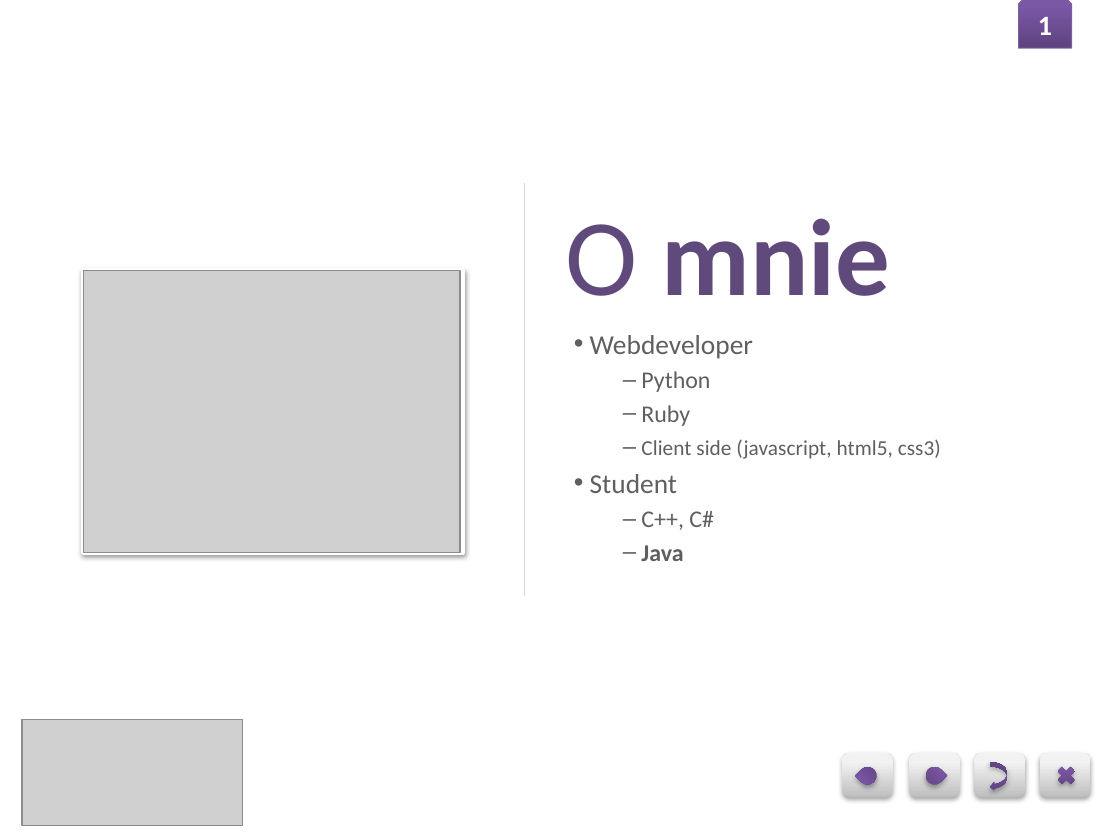
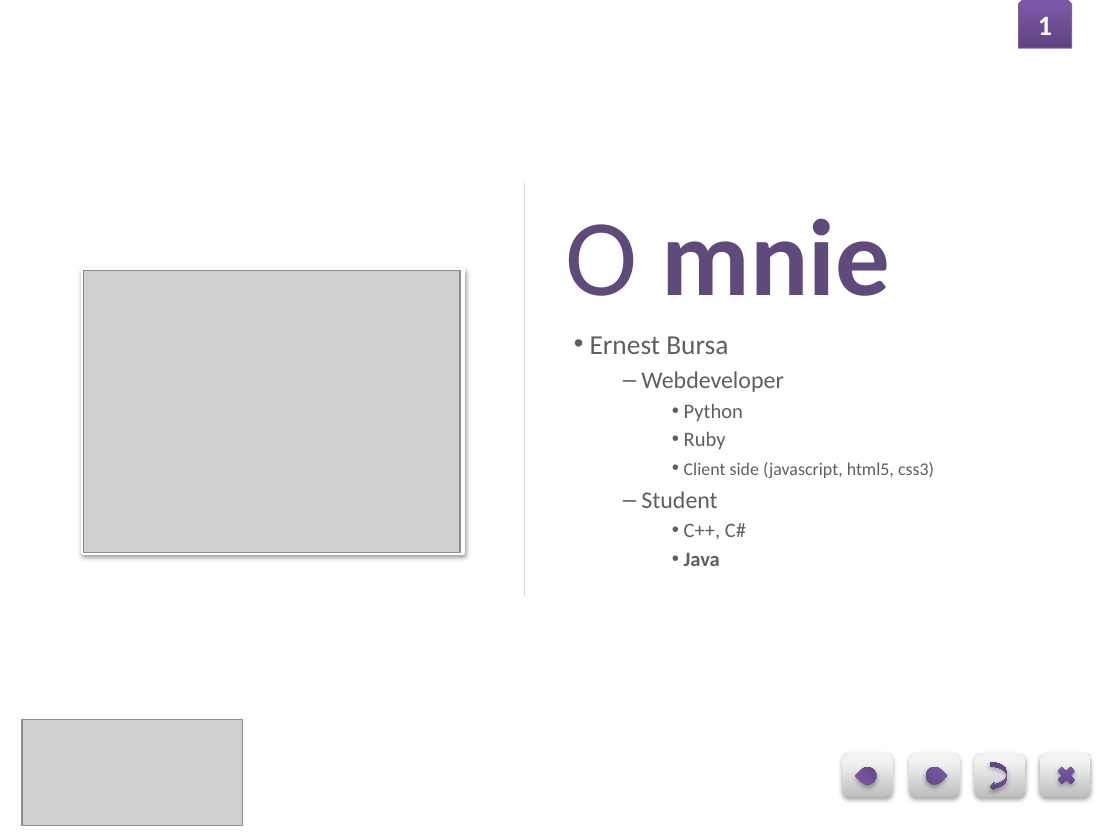
Before and after one commit to swistaczek/Java-Applets, a slide deck: slide 2 of prezka.pptx. Drawn at 1120x840 pixels with LibreOffice and Linux fonts; fonts in the diff are those of the drawing; grey boxes stand for pictures; background and template pictures are left out. Boxes give left, top, right and bottom in pixels: in the first picture for what was removed or moved away, otherwise in the second. Text is boxed around its words. In the diff, an @@ line names an element or a change of style, - is before the commit and + after.

Commit message:
fix

```diff
--- a/prezka.pptx
+++ b/prezka.pptx
@@ text at (590,336,728,354): paragraph added @@
+• Ernest Bursa
@@ text at (641,371,934,566): size 17.6 to 15.4 pt in "Webdeveloper", "Student"; size 15.4 to 13.2 pt in "Python", "Ruby", "C++, C#", "Java"; size 13.8 to 11.6 pt in "Client side (javascript, html5, css3)"; bullet • to –; list level 1 to 2 in "Webdeveloper"; bullet – to •; list level 2 to 3 in "Python"; list level 2 to 3 in "Ruby"; list level 2 to 3 in "Client side (javascript, html5, css3)"; list level 1 to 2 in "Student"; list level 2 to 3 in "C++, C#"; list level 2 to 3 in "Java" @@
```
